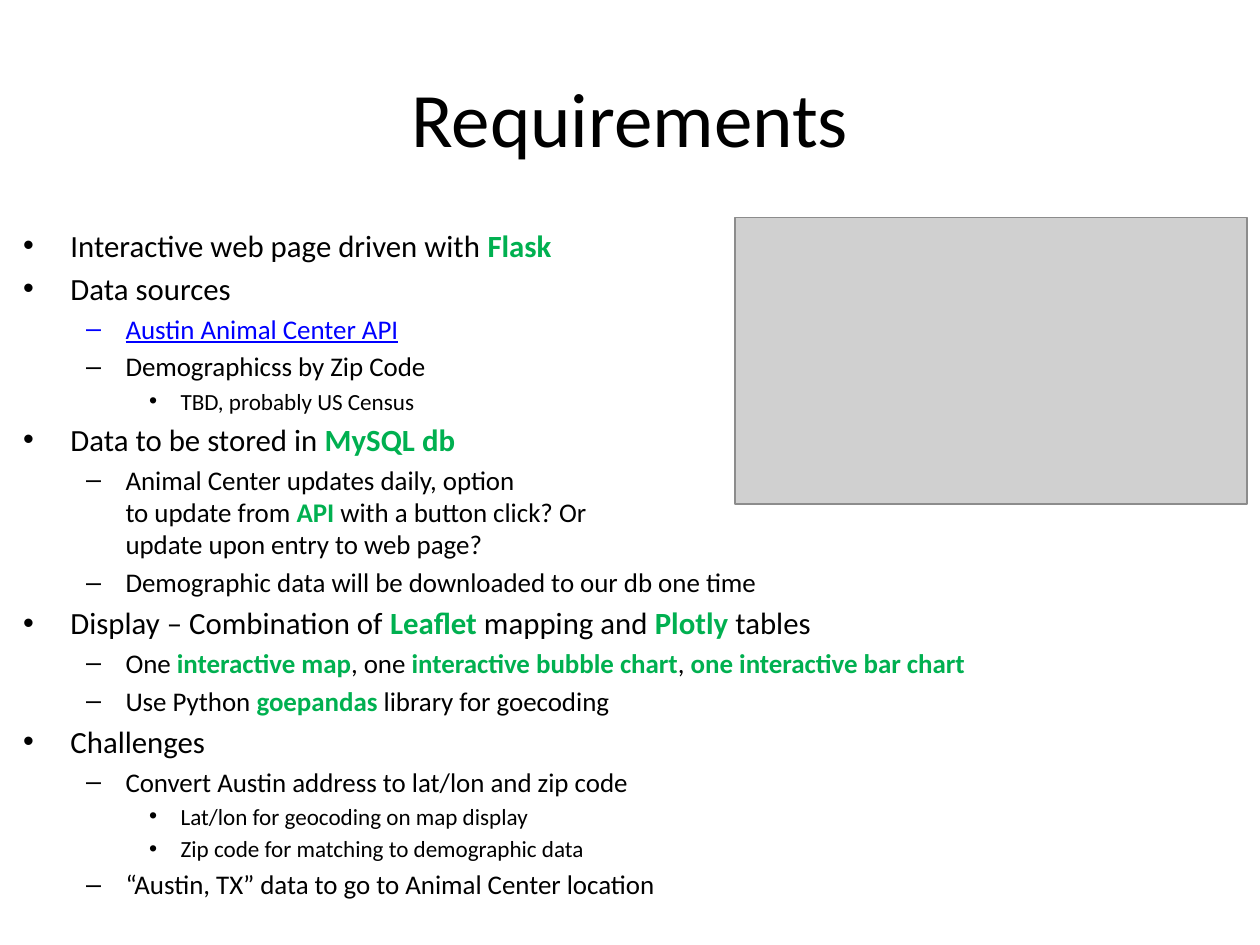
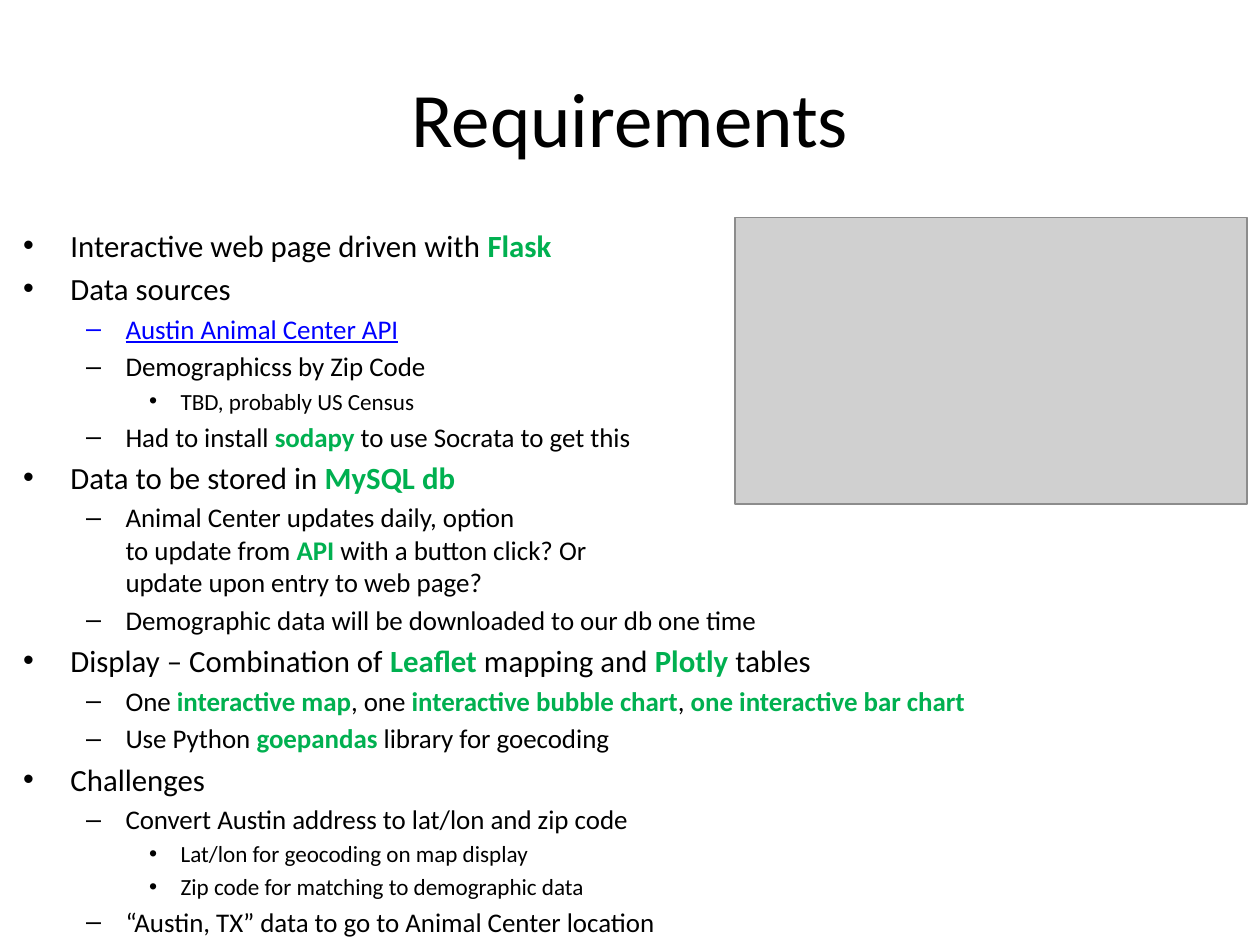
Before and after one commit to ziangzhang10/austin-animal-shelters, a slide deck: slide 3 of Boot Camp Project 2 Proposal.pptx. Drawn at 1260x945 pixels with LibreOffice and Linux fonts; fonts in the diff are those of the drawing; grey boxes stand for pictures. Boxes give left, top, right and bottom in pixels: in the first picture for what was removed or moved away, otherwise in the second. Text is boxed around its words. In the diff, an @@ line names an element or a change of style, - is before the commit and + after.

```diff
--- a/Boot Camp Project 2 Proposal.pptx
+++ b/Boot Camp Project 2 Proposal.pptx
@@ text at (126, 428, 630, 452): paragraph added @@
+  – Had to install sodapy to use Socrata to get this
```
Also in this commit, not shown: 1 slide added, 2 other files.
